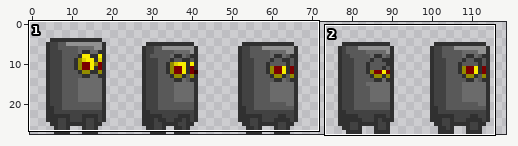
Sprite sheet -- diplom/Assets/CourseAssets/Textures/Sprites/Enemies/SlimeBlock/SlimeBlockIdleRight.png. The picture above shows the old version from afar; the outline marks the close-up.
Close-up. Old version:
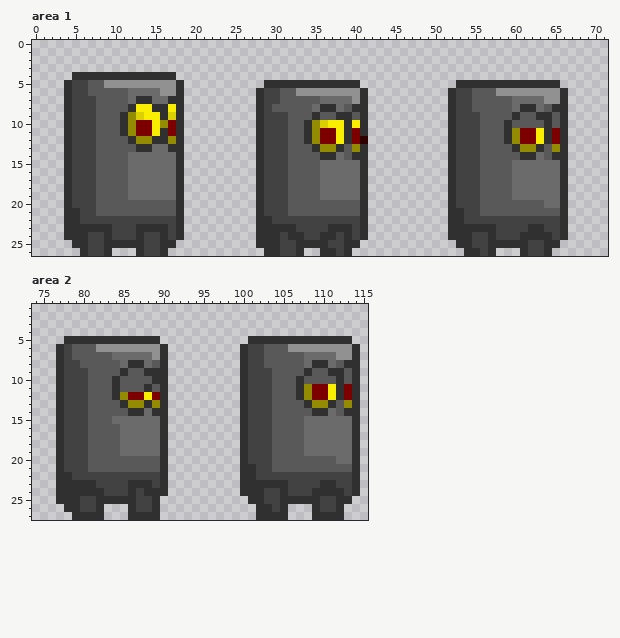
The file is 120x28 pixels. Colours within 5 levels of each other are drawn and written as one. Shown: area 1: x 0..71, y 0..26; area 2: x 74..115, y 1..27. The wide view leaves out empty margins.
Now the later version:
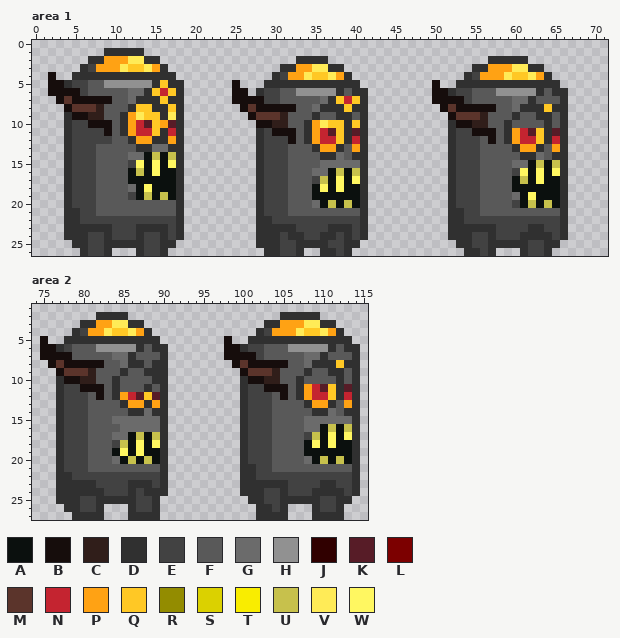
Palette (. is transparent): A #0b100e  B #160d0c  C #301e1a  D #303030  E #424242  F #595959  G #6b6b6b  H #919191  J #300000  K #571c27  L #7c0000  M #5b342b  N #c42430  P #ffa214  Q #ffc825  R #938c00  S #dbd100  T #f9ed00  U #c7c14c  V #ffeb57  W #fff761
Changes in this commit:
Changed rows in their new state; - is an unchanged pixel.
Area 1:
first column x 2:
 1 -------DDDDD----------------------------------------------------
 2 -----DDPPPVVDD-----------------DDDD--------------------DDDDD----
 3 ----DEPPPVQQVPD--------------DDPPVVDD----------------DDPPPVVDD--
 4 B---------------------------DEPPVQQVPD--------------DEPPPVQQVPD-
 5 BB-----------DQD-------B------------------------B---------------
 6 BBBB--------DQNQ-------BB-----------DFD---------BB-----------DFD
 7 -BMBBBBB-----DQ--------BBBB--------DQNQ---------BBBB--------DFFF
 8 --BMMMC----QQ--Q--------BMBBBBB-----DQ-----------BMBBBBB-----DQ-
 9 ---BBCC---PVQQ-V---------BMMMC--------------------BMMMC---------
10 -----BBB--PNKQPK----------BBCC---PVQQ-Q------------BBCC---------
11 ------EB--PNNQ-N------------BBB--PNKQ-K--------------BBB--PNKQ-K
12 ------EE---PP--P--------------B--PNNQ-ND---------------B--PNNQ-N
13 ----------------------------------PP--P--------------------PP--P
14 ------------AUAU------------------------------------------------
15 ----------EWAWAW--------------------------------------------AUAU
16 ----------AUAWAA-----------------G-AUAU-------------------EWAWAW
17 ----------AAAAAA-----------------EUAWAW-------------------AUAWAA
18 -----------AWAAA-----------------AWAWAA-------------------AAAAAA
19 ----------EAUAUA-----------------AAAAAA--------------------AWAAA
20 ---------------------------------GAUAUA-------------------EAUAUA
Area 2:
first column x 75:
 2 -------DDDD-------------------DDDDD----
 3 -----DDPPVVDD---------------DDPPPVVDD--
 4 ----DEPPVQQVPD-------------DEPPPVQQVPD-
 5 B----------------------B---------------
 6 BB----------DFD--------BB-----------DFD
 7 BBBB-------DFFF--------BBBB--------DFFF
 8 -BMBBBBB-----FD---------BMBBBBB-----DQ-
 9 --BMMMC------------------BMMMC---------
10 ---BBCC-------------------BBCC---------
11 -----BBB--------------------BBB--PNKQ-K
12 -------B--PNKQK---------------B--PNNQ-N
13 -----------PP-P-------------------PP--P
16 -----------------------------------AUAU
17 ---------G-AUAU------------------EUAWAW
18 ---------EUAWAW------------------AWAWAA
19 ---------AWAWAA------------------AAAAAA
20 ---------GAUAUA------------------GAUAUA
Changed places in both close-ups, as pixel boxes (x1, y1, x2, y2):
changed: (48, 48, 176, 200)
changed: (232, 56, 368, 208)
changed: (432, 56, 560, 208)
changed: (40, 312, 160, 464)
changed: (224, 312, 352, 464)
